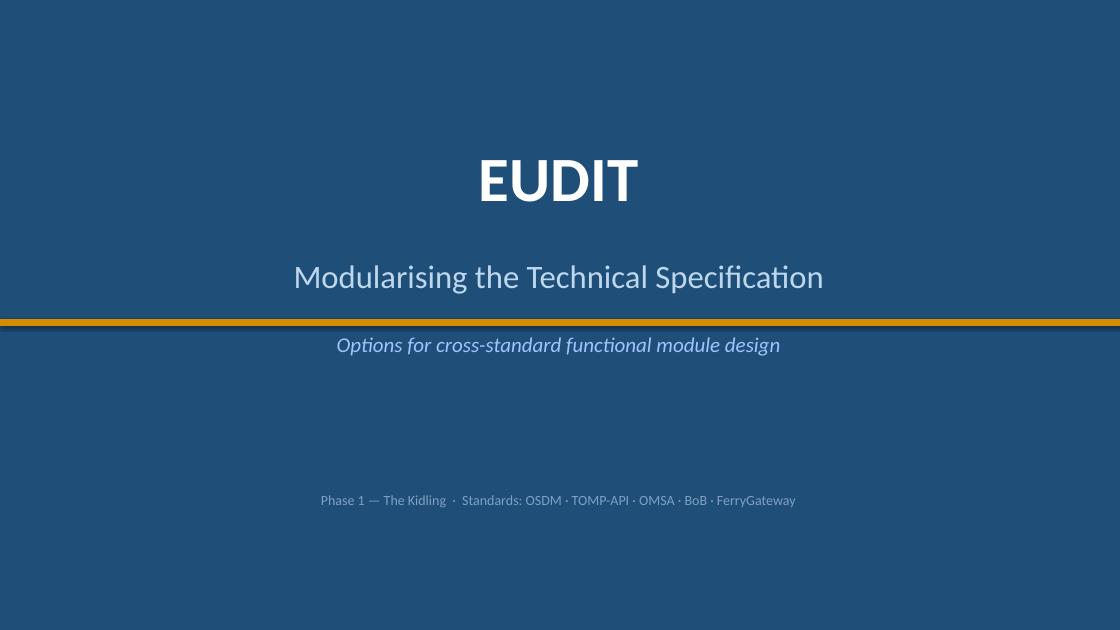
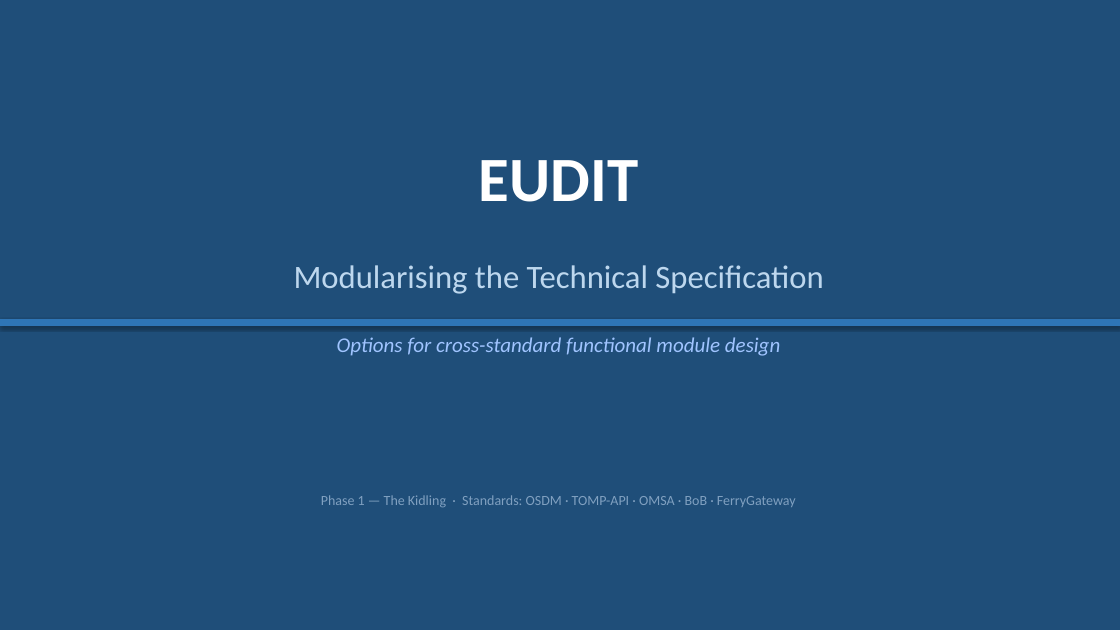
Before and after one commit to TransmodelEcosystem/EUDIT, a slide deck: slide 1 of wiki/modularization/modularization-options.pptx. Drawn at 1120x630 pixels with LibreOffice and Linux fonts; fonts in the diff are those of the drawing. Boxes give left, top, right and bottom in pixels: in the first picture for what was removed or moved away, otherwise in the second. Text is boxed around its words. In the diff, an @@ line names an element or a change of style, - is before the commit and + after.

```diff
--- a/wiki/modularization/modularization-options.pptx
+++ b/wiki/modularization/modularization-options.pptx
@@ rectangle at [0, 319, 1120, 326]: fill #D68A00 to #2E75B6 @@
```
Also in this commit, not shown: 12 other slides changed, 1 slide added.
